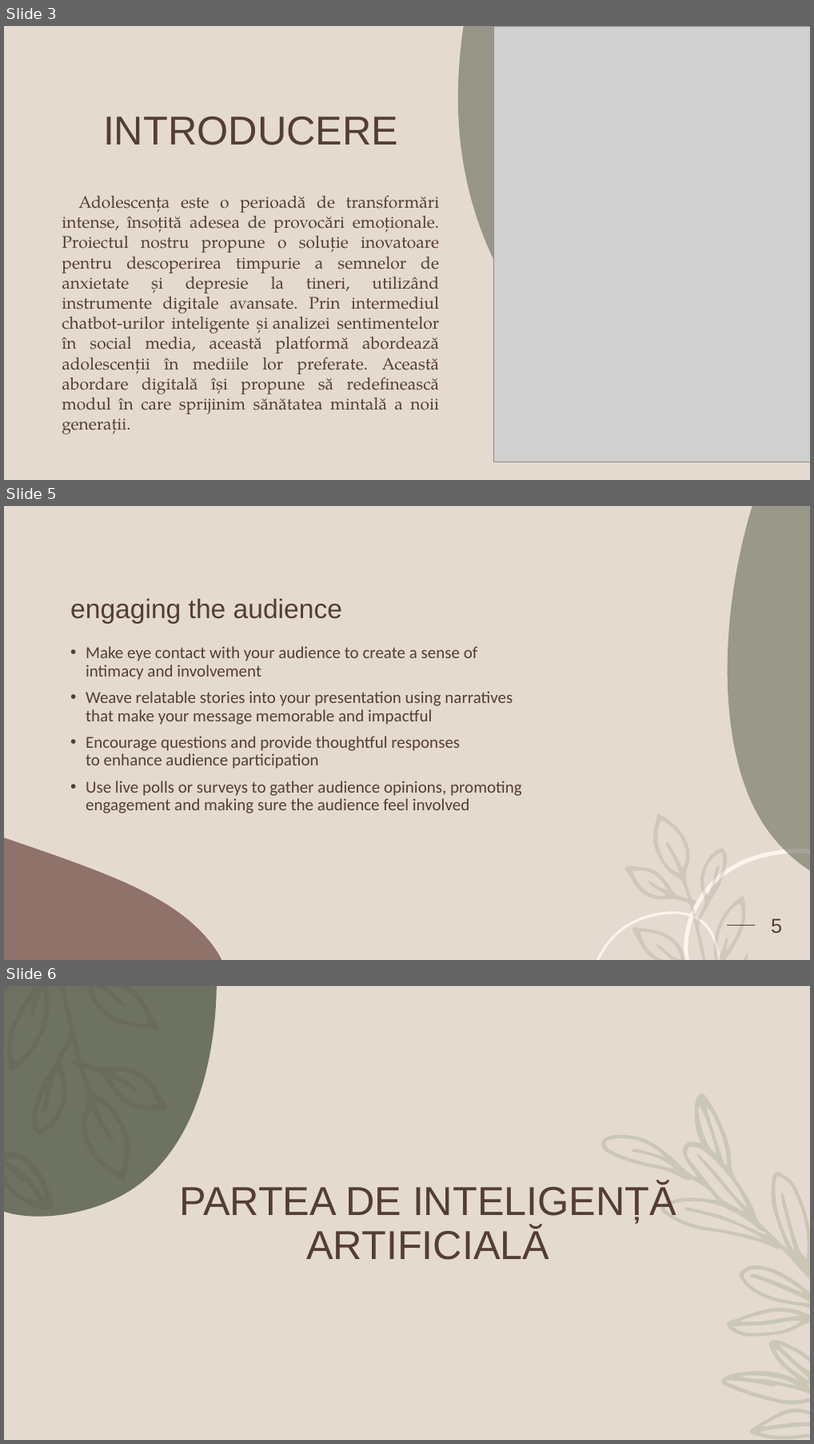
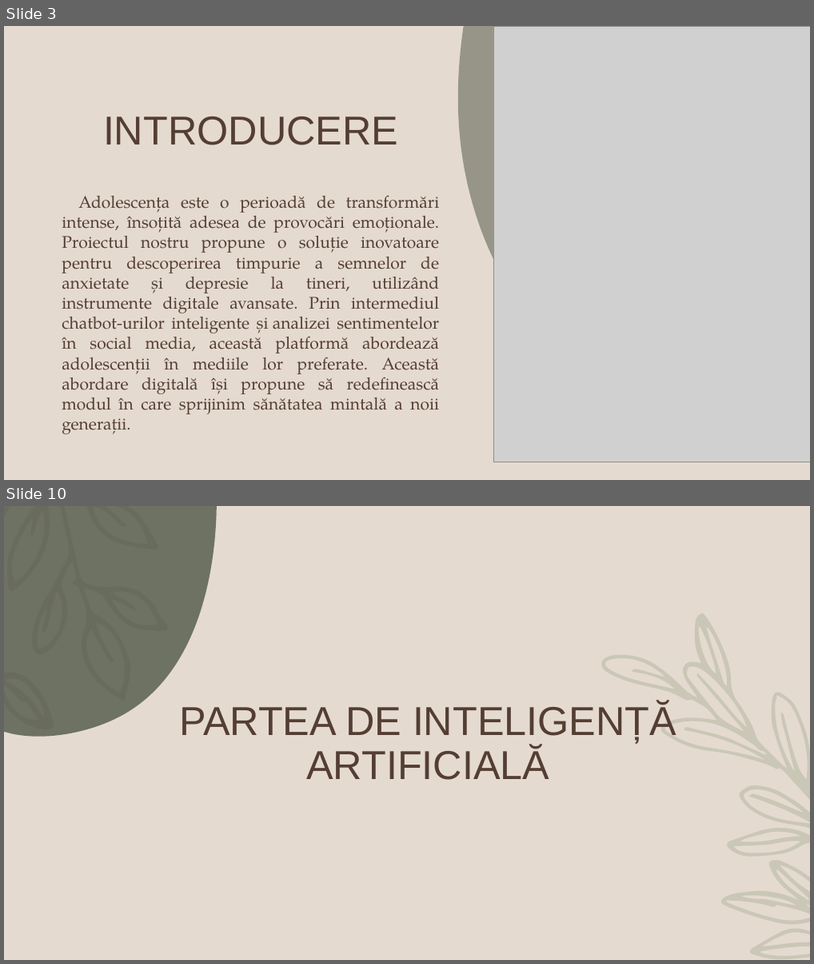
Before and after one commit to Alexandra7a/FuzzyMinds, a slide deck: docs/Teen Mental Health Presentation.pptx. Shown one above the other, each under a label of ours: slides 3, 5 and 6 before the commit, slides 3 and 10 after it; the slides between them are not shown. The pictures are 814x1444 and 814x964 pixels, drawn with LibreOffice and Linux fonts; fonts in the diff are those of the drawing; grey boxes stand for pictures; background and template pictures are left out. Boxes give left, top, right and bottom in pixels: in the first picture for what was removed or moved away, otherwise in the second. Text is boxed around its words. In the diff, an @@ line names an element or a change of style, - is before the commit and + after.

```diff
--- a/docs/Teen Mental Health Presentation.pptx
+++ b/docs/Teen Mental Health Presentation.pptx
@@ slide 5 removed at bbox=[4, 506, 810, 960], background #E5DACF @@
@@ freeform shape removed at bbox=[728, 506, 810, 871] @@
@@ title removed at bbox=[70, 598, 342, 624] @@
-engaging the audience
@@ text removed at bbox=[86, 646, 522, 813] @@
-• Make eye contact with your audience to create a sense of intimacy and involvement
-• Weave relatable stories into your presentation using narratives that make your message memorable and impactful
-• Encourage questions and provide thoughtful responses to enhance audience participation
-• Use live polls or surveys to gather audience opinions, promoting engagement and making sure the audience feel involved
@@ freeform shape removed at bbox=[626, 814, 748, 960] @@
@@ freeform shape removed at bbox=[4, 837, 223, 960] @@
@@ freeform shape removed at bbox=[686, 851, 810, 960] @@
@@ freeform shape removed at bbox=[598, 912, 720, 960] @@
@@ line removed from (727, 924) to (755, 924) @@
@@ page number removed at bbox=[771, 918, 782, 932] @@
-5
@@ what was slide 6 is now slide 10 @@
```
Also in this commit, not shown: 5 slides changed, 12 slides added, 1 other slide removed, 1 other file.
